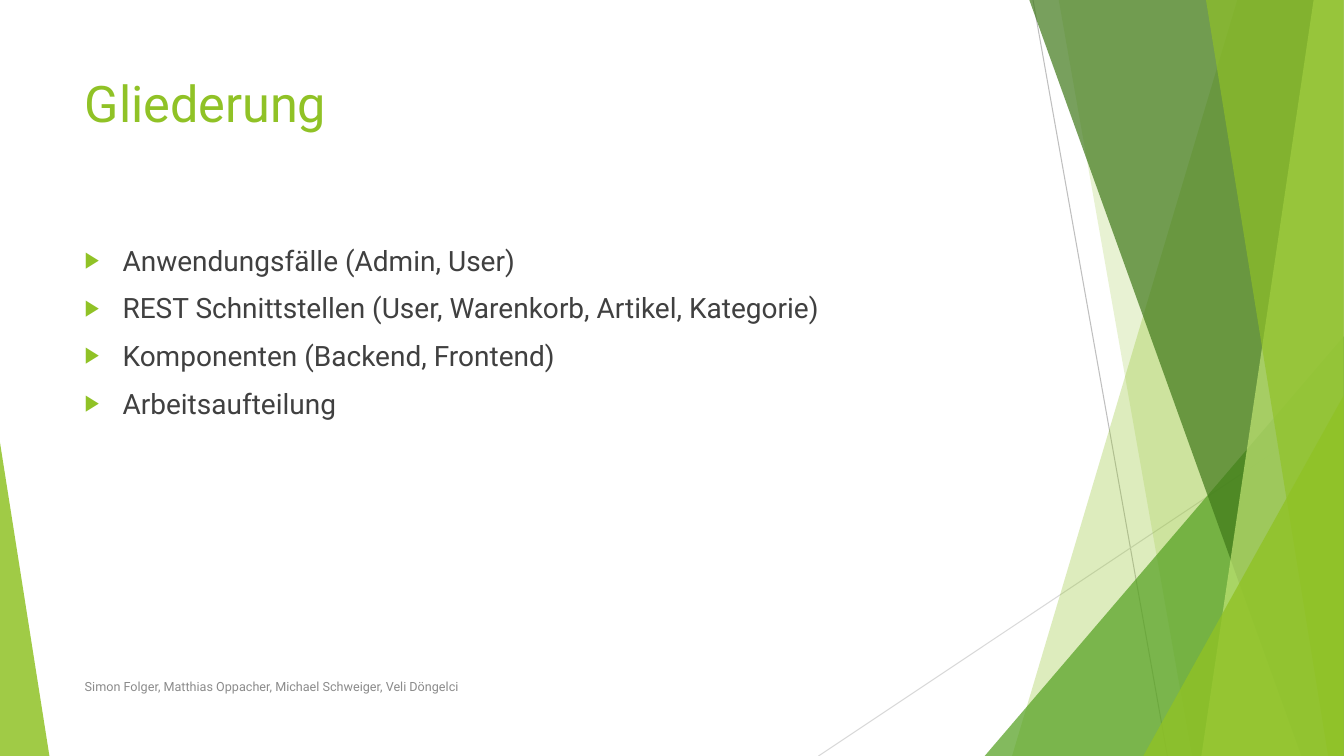
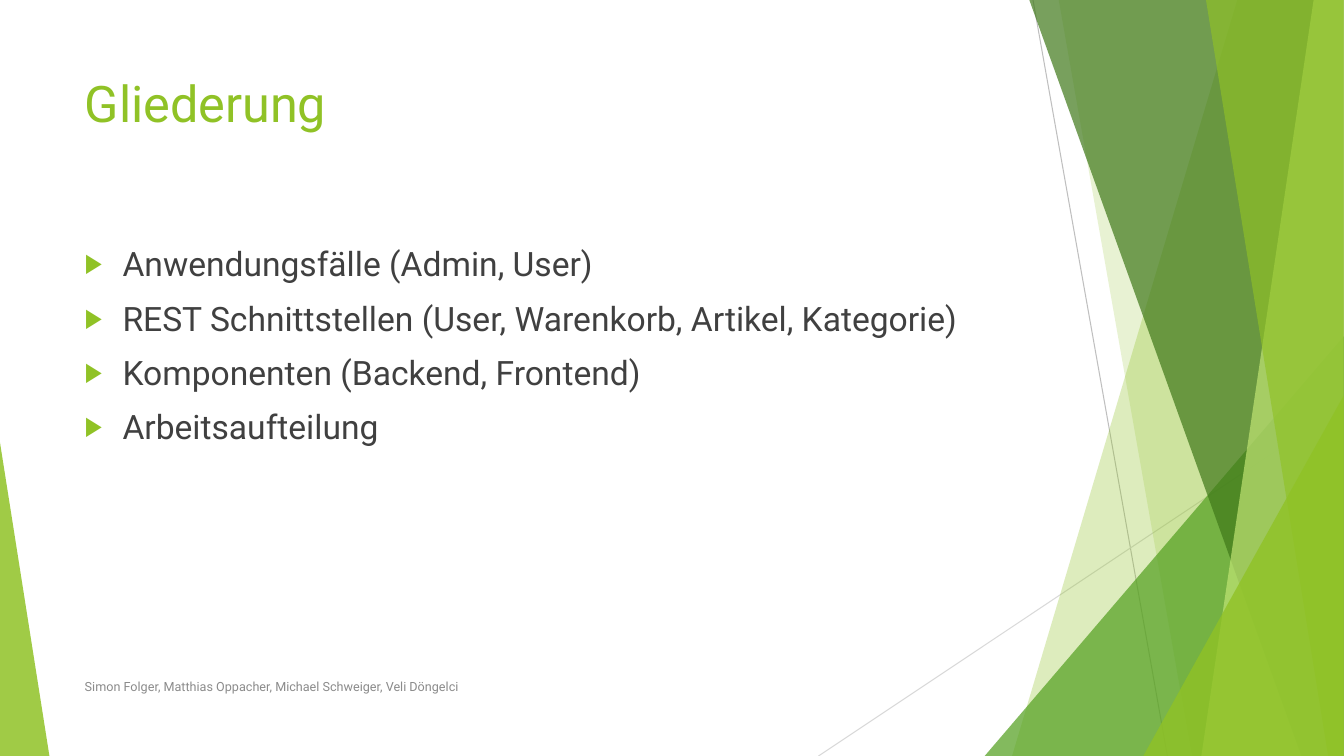
Before and after one commit to michaelschweiger90/artikelverwaltung, a slide deck: slide 2 of Dokumente/Präsentationen/Webservices 01.07.pptx. Drawn at 1344x756 pixels with LibreOffice and Linux fonts; fonts in the diff are those of the drawing. Boxes give left, top, right and bottom in pixels: in the first picture for what was removed or moved away, otherwise in the second. Text is boxed around its words. In the diff, an @@ line names an element or a change of style, - is before the commit and + after.

```diff
--- a/Dokumente/Präsentationen/Webservices 01.07.pptx
+++ b/Dokumente/Präsentationen/Webservices 01.07.pptx
@@ text "Anwendungsfälle (Admin, User)" at (123, 249, 957, 446): size 20 to 24 pt @@
```
Also in this commit, not shown: 5 other slides changed, 8 slides added, 1 slide removed.
